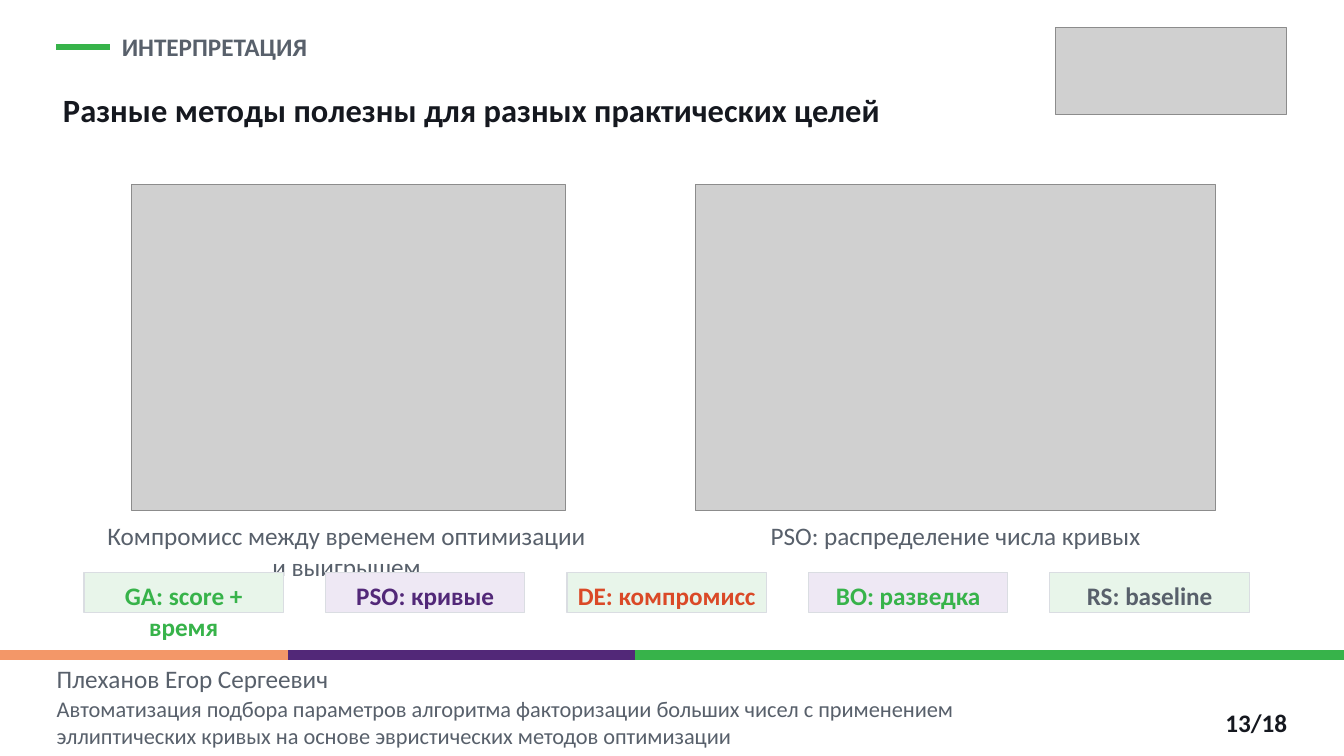
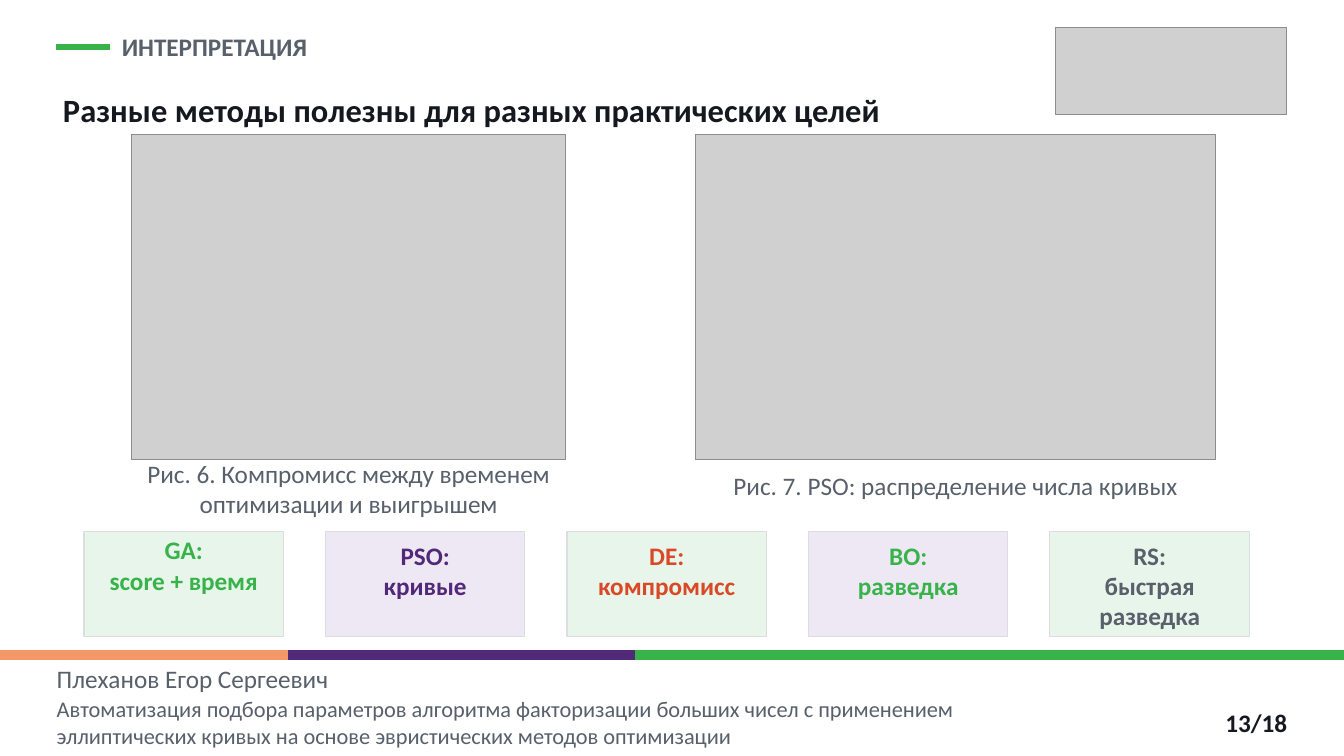
Before and after one commit to EgorPlehanov/ecm-evolutionary-optimization, a slide deck: slide 13 of REPORTS/06_thesis_defense_presentation/Plekhanov_thesis_defense_ECM_parameter_optimization_polytech.pptx. Drawn at 1344x756 pixels with LibreOffice and Linux fonts; fonts in the diff are those of the drawing; grey boxes stand for pictures. Boxes give left, top, right and bottom in pixels: in the first picture for what was removed or moved away, otherwise in the second. Text is boxed around its words. In the diff, an @@ line names an element or a change of style, - is before the commit and + after.

```diff
--- a/REPORTS/06_thesis_defense_presentation/Plekhanov_thesis_defense_ECM_parameter_optimization_polytech.pptx
+++ b/REPORTS/06_thesis_defense_presentation/Plekhanov_thesis_defense_ECM_parameter_optimization_polytech.pptx
@@ picture: place and size @@
-picture at <box>132,185,567,510</box>
+picture at <box>132,134,567,460</box>
@@ picture: place and size @@
-picture at <box>696,185,1217,510</box>
+picture at <box>696,134,1217,460</box>
@@ text at <box>147,466,550,517</box>: text changed @@
-Компромисс между временем оптимизации и выигрышем
+Рис. 6. Компромисс между временем оптимизации и выигрышем
@@ text at <box>733,478,1177,499</box>: text changed @@
-PSO: распределение числа кривых
+Рис. 7. PSO: распределение числа кривых
@@ rectangle: place and size @@
-rectangle at <box>84,573,283,613</box>
+rectangle at <box>84,531,283,636</box>
@@ text "GA: score + время" rewrapped from <box>125,588,224,640</box> to <box>110,542,258,594</box> @@
@@ rectangle: place and size @@
-rectangle at <box>326,573,525,613</box>
+rectangle at <box>326,531,525,636</box>
@@ rectangle: place and size @@
-rectangle at <box>567,573,766,613</box>
+rectangle at <box>567,531,766,636</box>
@@ rectangle: place and size @@
-rectangle at <box>809,573,1008,613</box>
+rectangle at <box>809,531,1008,636</box>
@@ rectangle: place and size @@
-rectangle at <box>1051,573,1250,613</box>
+rectangle at <box>1051,531,1250,636</box>
@@ text "PSO: кривые" rewrapped from <box>356,588,494,609</box> to <box>384,548,467,599</box> @@
@@ text at <box>598,548,735,599</box>: text changed @@
-DE: компромисс
+DE:
+компромисс
@@ text "BO: разведка" rewrapped from <box>836,588,981,609</box> to <box>858,548,959,599</box> @@
@@ text at <box>1099,548,1200,629</box>: text changed @@
-RS: baseline
+RS:
+быстрая разведка
```
Also in this commit, not shown: 10 other slides changed, 1 other file.
